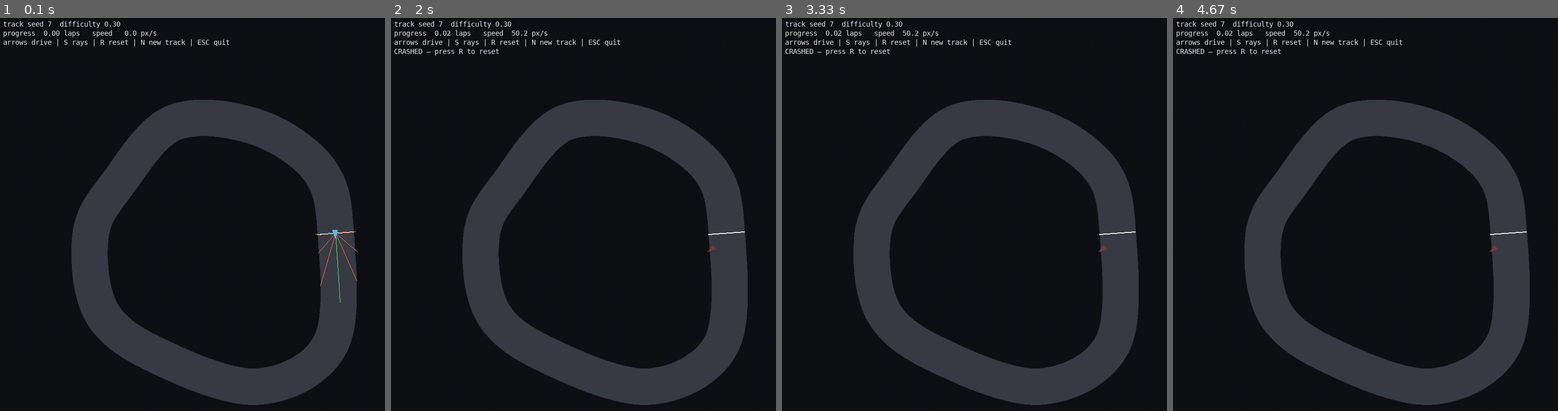
Above: before the commit, frames 1-4 (left to right).
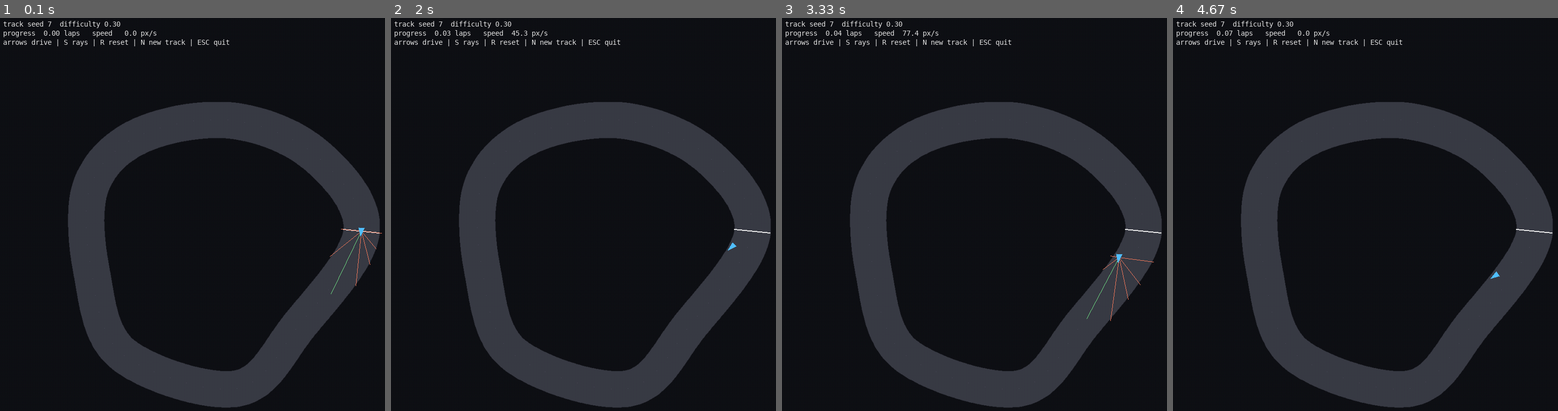
Above: after the commit, the same moments.

Repository: ChrisTelles152/RacingCars
Game: pygame game, started from play.py
The game is run twice, just before and just after one commit, with the same random seed, the same clock (stepped at 60 frames per second) and the same inputs.
Inputs:
- Up to frame 1 (0.1 s): no input
- Up to frame 2 (2 s): hold Right 0.33-0.8 s; hold Up 0.83-1.13 s; hold Right 1.17-1.63 s; hold Left from 1.67 s (still down); tap S at 1.82 s
- Up to frame 3 (3.33 s): release Left at 2.2 s; hold Down 2.23-2.53 s; hold Left 2.57-2.97 s; hold Up from 3 s (still down); tap S at 3.15 s
- Up to frame 4 (4.67 s): release Up at 3.37 s; hold Right 3.4-4.03 s; hold Down 4.07-4.43 s; hold Left from 4.47 s (still down); tap S at 4.62 s

The runs differ from the first frame. In frame 1, 13% of the frame differs, in the area x 17-100%, y 20-100%; in frame 2, 13%; in frame 3, 13%, in the area x 0-99%, y 3-100%; in frame 4, 13%.

Commit message:
Apply adversarial-review fixes: 15 confirmed findings
- track.py: iterative difficulty backoff with per-level seed variation and
  a clean RuntimeError at the floor (was: infinite recursion); hard-end
  calibration (12 control pts, 0.34 jitter) takes d=1.0 generation failures
  from ~20% to 0/150 measured
- simulation.py: sense/think only for living cars — bit-identical fitness
  (verified by hash against old code), 3.1x faster on early generations
- train.py: demote keys on incompetence not promotion-drought (kills the
  sawtooth at max difficulty); --pin-difficulty for controlled experiments;
  population>elite validated at startup; init_scale actually wired up;
  fixed-mode saves final champion; metrics log realized (not requested)
  track difficulty; validation tracks checked at startup; nonneg seeds
- persistence.py: atomic checkpoint writes (tmp + os.replace)
- watch.py: end-of-episode screen redraws the scene (was: HUD smear over
  stale frame); nonneg seed validation (also play.py)

Co-Authored-By: Claude Fable 5 <noreply@anthropic.com>

Diff:
--- a/play.py
+++ b/play.py
@@ -31,9 +31,16 @@
 from viewer import Viewer
 
 
+def nonneg_int(text: str) -> int:
+    value = int(text)
+    if value < 0:
+        raise argparse.ArgumentTypeError("must be a non-negative integer")
+    return value
+
+
 def main() -> None:
     ap = argparse.ArgumentParser(description=__doc__)
-    ap.add_argument("--track-seed", type=int, default=7)
+    ap.add_argument("--track-seed", type=nonneg_int, default=7)
     ap.add_argument("--difficulty", type=float, default=0.3)
     args = ap.parse_args()
 
--- a/racing/config.py
+++ b/racing/config.py
@@ -31,10 +31,13 @@
     samples_per_segment: int = 40  # dense spline samples before resampling
 
     # Difficulty knobs. Each value is interpolated easy -> hard by d in [0, 1].
+    # Hard-end values are calibrated so d=1.0 generation reliably succeeds
+    # within max_attempts (measured 0/150 seeds failing; at 14 points and
+    # 0.40 jitter it was ~20% — rejection sampling needs viable candidates).
     control_points_easy: int = 8      # fewer points = gentler, rounder track
-    control_points_hard: int = 14
+    control_points_hard: int = 12
     radial_jitter_easy: float = 0.12  # fraction of base_radius
-    radial_jitter_hard: float = 0.40
+    radial_jitter_hard: float = 0.34
     half_width_easy: float = 50.0     # px from centerline to wall
     half_width_hard: float = 22.0
     angle_jitter: float = 0.25        # fraction of even angular spacing
@@ -123,7 +126,7 @@
     promote_threshold: float = 0.7  # median lap-fraction that counts as "good"
     promote_streak: int = 3         # consecutive good generations to promote
     promote_step: float = 0.1
-    demote_after: int = 20          # generations stuck -> ease off
+    demote_after: int = 20          # consecutive below-bar gens -> ease off
     demote_step: float = 0.05
     # Held-out validation: fixed seeds NEVER used in training. The train-vs-
     # validation gap is the honest overfitting signal.
--- a/racing/persistence.py
+++ b/racing/persistence.py
@@ -28,7 +28,12 @@
     }
     for key, value in (meta or {}).items():
         payload[f"meta_{key}"] = np.array(value)
-    np.savez(path, **payload)
+    # Write-then-rename so an interrupt (Ctrl-C mid-save) can never leave a
+    # truncated checkpoint: os.replace is atomic, so the file at `path` is
+    # always either the complete old champion or the complete new one.
+    tmp = path + ".tmp.npz"
+    np.savez(tmp, **payload)
+    os.replace(tmp, path)
 
 
 def load_genome(path: str) -> tuple[np.ndarray, Config, dict[str, Any]]:
--- a/racing/simulation.py
+++ b/racing/simulation.py
@@ -92,10 +92,30 @@
     """
     sim = config.sim
     g = track.occ_coll.shape[0]
+    pop = state.pos.shape[0]
 
-    obs = build_obs(state, track, config, rel_angles, sample_ts)
+    # Sense and think only for the living. Early generations are dominated by
+    # dead cars (most crash within seconds) and ray sensing is ~3/4 of step
+    # cost, so subsetting the two expensive stages is a large speedup — with
+    # bit-identical results, because every car's rows are computed
+    # independently of the others'.
     if controls is None:
-        controls = forward(genomes, obs, spec)
+        alive_idx = np.flatnonzero(state.alive)
+        if alive_idx.size == pop:
+            obs = build_obs(state, track, config, rel_angles, sample_ts)
+            controls = forward(genomes, obs, spec)
+        else:
+            rays = sense(state.pos[alive_idx], state.heading[alive_idx],
+                         track.occ_sensor, config.sensor, rel_angles, sample_ts)
+            speed_n = (state.speed[alive_idx] / config.car.v_max
+                       ).astype(np.float32)[:, None]
+            obs_alive = np.concatenate([rays, speed_n], axis=1)
+            obs = np.zeros((pop, obs_alive.shape[1]), dtype=np.float32)
+            obs[alive_idx] = obs_alive
+            controls = np.zeros((pop, 2), dtype=np.float32)
+            controls[alive_idx] = forward(genomes[alive_idx], obs_alive, spec)
+    else:
+        obs = build_obs(state, track, config, rel_angles, sample_ts)
     step_cars(state.pos, state.heading, state.speed, state.alive, controls, config.car)
 
     # Collision: one gather in the configuration-space grid.
--- a/racing/track.py
+++ b/racing/track.py
@@ -173,11 +173,33 @@
     """Generate a valid track for (seed, difficulty). Deterministic.
 
     Rejection sampling: invalid candidates re-roll from a derived seed. If a
-    difficulty produces no valid track after cfg.max_attempts (essentially
-    only possible with extreme configs), we back off difficulty by 0.1 —
-    deterministically — rather than crash a training run.
-    """
-    difficulty = float(np.clip(difficulty, 0.0, 1.0))
+    difficulty produces no valid track after cfg.max_attempts, we back off
+    difficulty by 0.1 (with a fresh seed offset per level, so retries are not
+    identical) rather than crash a training run — and the returned
+    Track.difficulty reports the difficulty actually used, so callers can log
+    the truth. If even difficulty 0 fails, the config is unsatisfiable and we
+    raise instead of retrying forever.
+    """
+    requested = float(np.clip(difficulty, 0.0, 1.0))
+    for backoff in range(12):
+        d = max(0.0, requested - 0.1 * backoff)
+        track = _generate(seed + 999_983 * backoff, d, cfg, car_radius)
+        if track is not None:
+            track.seed = seed
+            return track
+        print(f"[track] seed={seed} d={d:.2f}: no valid track in "
+              f"{cfg.max_attempts} attempts, backing off difficulty")
+        if d == 0.0:
+            break
+    raise RuntimeError(
+        f"track generation failed for seed {seed} even at difficulty 0 — "
+        f"the TrackConfig constraints are unsatisfiable (base_radius, "
+        f"half_width_easy, min_radius_margin, world_size)")
+
+
+def _generate(rng_seed: int, difficulty: float, cfg: TrackConfig,
+              car_radius: float) -> Track | None:
+    """One rejection-sampling pass at a fixed difficulty; None if all fail."""
     half_width = _lerp(cfg.half_width_easy, cfg.half_width_hard, difficulty)
     n_control = round(_lerp(cfg.control_points_easy, cfg.control_points_hard, difficulty))
     jitter = _lerp(cfg.radial_jitter_easy, cfg.radial_jitter_hard, difficulty)
@@ -185,7 +207,7 @@
     margin = half_width + 2.0
 
     for attempt in range(cfg.max_attempts):
-        rng = np.random.default_rng(seed + 100_003 * attempt)
+        rng = np.random.default_rng(rng_seed + 100_003 * attempt)
 
         # 1. Random control points around a circle.
         spacing = 2.0 * np.pi / n_control
@@ -216,7 +238,7 @@
                                        half_width - car_radius, cfg.world_size)
 
         return Track(
-            seed=seed, difficulty=difficulty, half_width=float(half_width),
+            seed=rng_seed, difficulty=difficulty, half_width=float(half_width),
             centerline=centerline.astype(np.float32),
             tangents=tangents.astype(np.float32),
             normals=normals.astype(np.float32),
@@ -226,10 +248,7 @@
             start_heading=float(np.arctan2(tangents[0, 1], tangents[0, 0])),
         )
 
-    # Deterministic fallback — only reachable with pathological configs.
-    print(f"[track] seed={seed} d={difficulty:.2f}: no valid track in "
-          f"{cfg.max_attempts} attempts, backing off difficulty")
-    return make_track(seed, difficulty - 0.1, cfg, car_radius)
+    return None  # every candidate rejected; make_track handles the backoff
 
 
 def project_progress(
--- a/train.py
+++ b/train.py
@@ -52,15 +52,25 @@
     return fitness.astype(np.float32), steps, alive_rate, crash_rate, best_laps
 
 
+def nonneg_int(text: str) -> int:
+    value = int(text)
+    if value < 0:
+        raise argparse.ArgumentTypeError("must be a non-negative integer")
+    return value
+
+
 def main() -> None:
     ap = argparse.ArgumentParser(description=__doc__)
     ap.add_argument("--run-name", default="run")
     ap.add_argument("--generations", type=int, default=None)
-    ap.add_argument("--seed", type=int, default=None)
+    ap.add_argument("--seed", type=nonneg_int, default=None)
     ap.add_argument("--population", type=int, default=None)
     ap.add_argument("--tracks-per-gen", type=int, default=None)
     ap.add_argument("--start-difficulty", type=float, default=0.0)
-    ap.add_argument("--fixed-track-seed", type=int, default=None,
+    ap.add_argument("--pin-difficulty", action="store_true",
+                    help="freeze difficulty at --start-difficulty (disables "
+                         "the adaptive curriculum — for controlled experiments)")
+    ap.add_argument("--fixed-track-seed", type=nonneg_int, default=None,
                     help="train on ONE fixed track, no curriculum/validation "
                          "(the 'can evolution learn at all?' sanity mode)")
     ap.add_argument("--fixed-difficulty", type=float, default=0.3,
@@ -81,6 +91,9 @@
         config = dataclasses.replace(
             config, train=dataclasses.replace(config.train, generations=args.generations))
     tr = config.train
+    if config.evo.population <= config.evo.elite:
+        ap.error(f"population ({config.evo.population}) must exceed the elite "
+                 f"count ({config.evo.elite}) or there is no room for children")
 
     run_dir = os.path.join("runs", args.run_name)
     os.makedirs(run_dir, exist_ok=True)
@@ -96,7 +109,8 @@
     track_rng = np.random.default_rng(track_ss)
 
     spec = make_spec(config.brain, config.sensor)
-    genomes = init_population(config.evo.population, spec, init_rng)
+    genomes = init_population(config.evo.population, spec, init_rng,
+                              scale=config.evo.init_scale)
     print(f"population {config.evo.population} x genome {spec.genome_size} "
           f"({spec.n_in}-{spec.hidden}-{spec.n_out} MLP)")
 
@@ -111,12 +125,16 @@
     else:
         val_tracks = [make_track(s, d, config.track, config.car.car_radius)
                       for s, d in zip(tr.val_seeds, tr.val_difficulties)]
+        for vt, want in zip(val_tracks, tr.val_difficulties):
+            if abs(vt.difficulty - want) > 1e-9:  # backoff would skew the metric
+                print(f"WARNING: validation seed {vt.seed} generated at "
+                      f"difficulty {vt.difficulty:.2f} instead of {want:.2f}")
         print(f"validation set: {len(val_tracks)} held-out tracks "
               f"(difficulties {min(tr.val_difficulties)}-{max(tr.val_difficulties)})")
 
     difficulty = args.start_difficulty
-    streak = 0
-    gens_since_promote = 0
+    streak = 0          # consecutive generations with a competent median
+    gens_below_bar = 0  # consecutive generations below the promote threshold
     best_val = -np.inf
 
     for gen in range(tr.generations):
@@ -140,21 +158,24 @@
         median_fit = float(np.median(fitness))
 
         # Curriculum: promote when the median car is competent for a streak
-        # of generations; ease off if the population is stuck.
-        if not fixed_mode:
+        # of generations; ease off only when it has been BELOW the bar for a
+        # long stretch. (Demotion keys on incompetence, not on "no promotion
+        # happened" — a thriving population at max difficulty must not be
+        # demoted just because there is nothing left to promote to.)
+        if not fixed_mode and not args.pin_difficulty:
             if median_fit >= tr.promote_threshold:
                 streak += 1
+                gens_below_bar = 0
             else:
                 streak = 0
-            gens_since_promote += 1
+                gens_below_bar += 1
             if streak >= tr.promote_streak and difficulty < 1.0:
                 difficulty = min(1.0, difficulty + tr.promote_step)
                 streak = 0
-                gens_since_promote = 0
                 print(f"  >> curriculum promoted to difficulty {difficulty:.2f}")
-            elif gens_since_promote >= tr.demote_after and difficulty > 0.0:
+            elif gens_below_bar >= tr.demote_after and difficulty > 0.0:
                 difficulty = max(0.0, difficulty - tr.demote_step)
-                gens_since_promote = 0
+                gens_below_bar = 0
                 print(f"  << population stuck, easing to difficulty {difficulty:.2f}")
 
         # Held-out validation of the current champion.
@@ -177,14 +198,18 @@
                             genomes[champ_idx], config, meta)
             print(f"  == validation: mean {val_mean:.3f} min {val_min:.3f} laps "
                   f"(best so far {best_val:.3f})")
-        elif fixed_mode and gen % 10 == 0:
+        elif fixed_mode and (gen % 10 == 0 or gen == tr.generations - 1):
             save_genome(os.path.join(run_dir, "champion_latest.npz"),
                         genomes[champ_idx], config,
                         {"generation": gen, "train_fitness": float(fitness[champ_idx])})
 
         wall = time.perf_counter() - t0
+        # Log the difficulty the tracks were ACTUALLY generated at (the
+        # generator backs off when a seed can't satisfy the validity checks),
+        # not merely what the curriculum requested — metrics stay honest.
+        realized_d = float(np.mean([t.difficulty for t in tracks]))
         metrics.log(
-            gen=gen, difficulty=round(difficulty, 3),
+            gen=gen, difficulty=round(realized_d, 3),
             track_seeds=";".join(map(str, seeds)), sigma=round(sigma, 4),
             best_fit=round(float(fitness.max()), 4),
             mean_fit=round(float(fitness.mean()), 4),
--- a/watch.py
+++ b/watch.py
@@ -29,10 +29,17 @@
 from viewer import Viewer
 
 
+def nonneg_int(text: str) -> int:
+    value = int(text)
+    if value < 0:
+        raise argparse.ArgumentTypeError("must be a non-negative integer")
+    return value
+
+
 def main() -> None:
     ap = argparse.ArgumentParser(description=__doc__)
     ap.add_argument("--champion", required=True, help=".npz checkpoint from train.py")
-    ap.add_argument("--track-seed", type=int, default=None,
+    ap.add_argument("--track-seed", type=nonneg_int, default=None,
                     help="fixed track seed (default: fresh random each time)")
     ap.add_argument("--difficulty", type=float, default=0.5)
     ap.add_argument("--fps", type=int, default=30)
@@ -57,8 +64,10 @@
     while running:
         track = make_track(seed, args.difficulty, config.track, config.car.car_radius)
         outcome = {"restart": False}
+        last = {"state": None}  # run_episode's state, for the end-of-episode frame
 
         def on_step(state) -> bool | None:
+            last["state"] = state
             nonlocal running, show_rays, speed_mult, seed
             alive_now, keys = viewer.poll()
             if not alive_now:
@@ -98,9 +107,12 @@
         if outcome["restart"]:
             continue
 
-        # Episode over: show the final verdict until the user picks an action.
+        # Episode over: show the final verdict until the user picks an action
+        # (redrawing the full scene each frame — HUD text over a stale frame
+        # smears into garbage).
         laps = float(result.laps[0])
         verdict = "CRASHED" if result.crashed[0] else "finished"
+        final = last["state"]
         waiting = True
         while running and waiting:
             running, keys = viewer.poll()
@@ -110,8 +122,11 @@
                     waiting = False
                 elif key == pygame.K_r:
                     waiting = False
-            viewer.draw_hud([f"{verdict}: {laps:.2f} laps in {result.steps_run} steps"
-                             f"   —   N new track | R replay | ESC quit"])
+            viewer.draw_track(track)
+            if final is not None:
+                viewer.draw_cars(final.pos, final.heading, final.alive)
+            viewer.draw_hud([f"{verdict}: {laps:.2f} laps in {result.steps_run} steps",
+                             "N new track | R replay | ESC quit"])
             viewer.flip(fps=30)
 
     pygame.quit()
Not shown, changed: README.md
